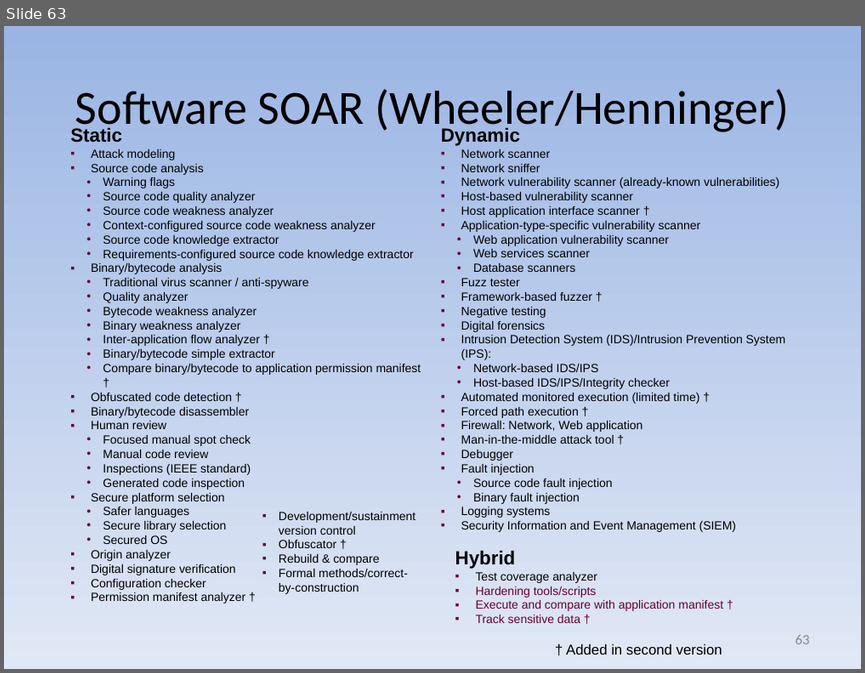
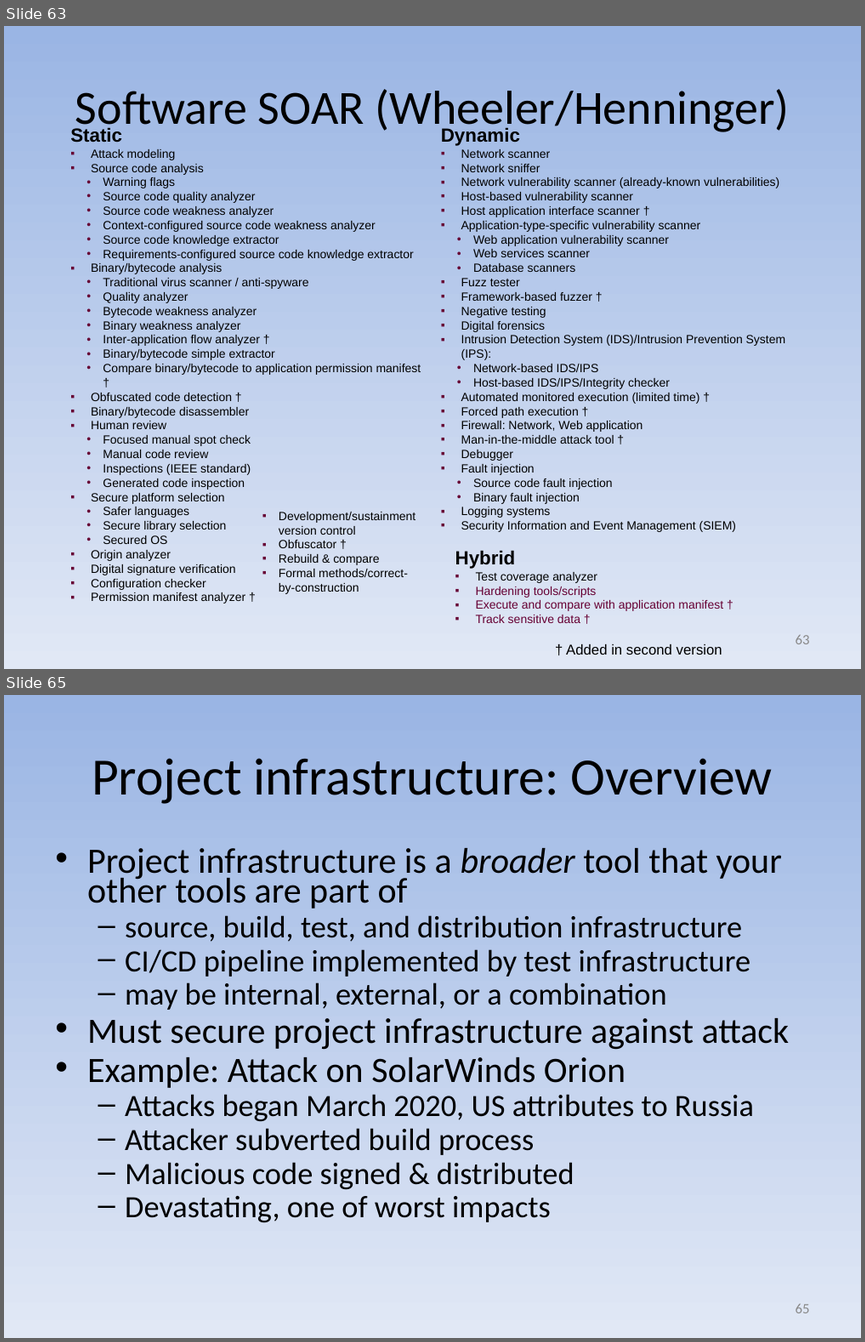
Before and after one commit to david-a-wheeler/david-a-wheeler.github.io, a slide deck: secure-class/presentations/Secure-Software-9-Tools.ppt. Shown one above the other, each under a label of ours: slide 63 before the commit, slides 63 and 65 after it; the slides between them are not shown. The pictures are 865x673 and 865x1342 pixels, drawn with LibreOffice and Linux fonts; fonts in the diff are those of the drawing. Boxes give left, top, right and bottom in pixels: in the first picture for what was removed or moved away, otherwise in the second. Text is boxed around its words. In the diff, an @@ line names an element or a change of style, - is before the commit and + after.

```diff
--- a/secure-class/presentations/Secure-Software-9-Tools.ppt
+++ b/secure-class/presentations/Secure-Software-9-Tools.ppt
@@ slide 65 added at [4,695,861,1338], background gradient #9AB5E4 to #E1E8F5 @@
@@ title added at [92,758,772,804], 44 pt, text #000000 @@
+Project infrastructure: Overview
@@ text added at [87,848,789,1223], 26 pt, text #000000 @@
+• Project infrastructure is a broader tool that your other tools are part of
+  – source, build, test, and distribution infrastructure
+  – CI/CD pipeline implemented by test infrastructure
+  – may be internal, external, or a combination
+• Must secure project infrastructure against attack
+• Example: Attack on SolarWinds Orion
+  – Attacks began March 2020, US attributes to Russia
+  – Attacker subverted build process
+  – Malicious code signed & distributed
+  – Devastating, one of worst impacts
@@ page number added at [795,1304,810,1313], 12 pt, text #898989 @@
+65
```
Also in this commit, not shown: 3 slides changed, 4 other slides added, 1 slide removed, 2 other files.
